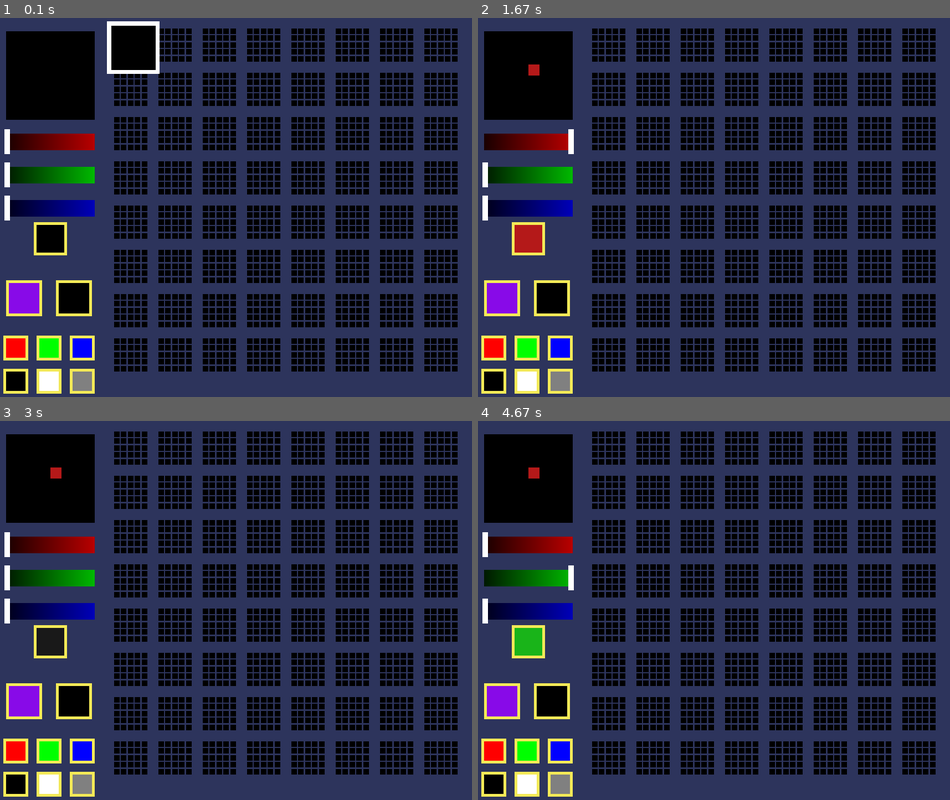
Above: before the commit, frames 1-4 (two rows, left to right).
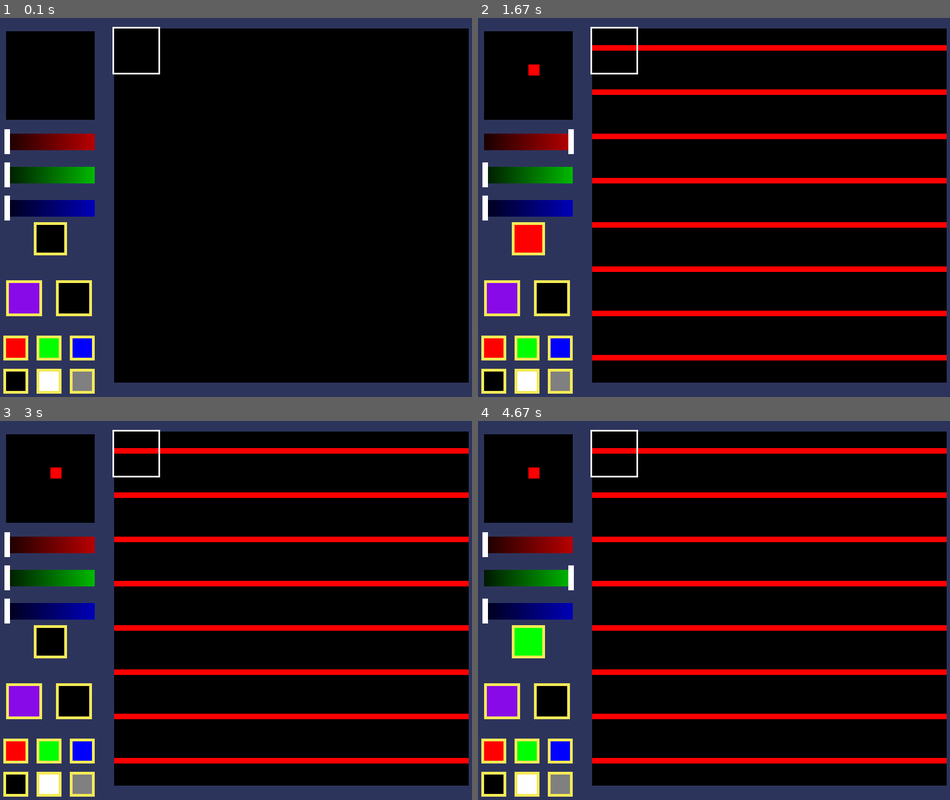
Above: after the commit, the same moments.

Repository: sharkenbear/pygame_projects
Game: pygame game, started from sprite_map_maker.py
Same seed, same stepped clock (60 frames per second), same inputs: the game is played once before the commit and once after it.
Inputs (mouse positions are in pixels of both pictures, inside the frame that each line leads up to):
- Up to frame 1 (0.1 s): no input
- Up to frame 2 (1.67 s): press the mouse at (558, 381) at 0.37 s; move the mouse to (562, 268) at 0.47 s; release the mouse at (567, 154) at 0.6 s; press the mouse at (525, 143) at 0.7 s; move the mouse to (572, 108) at 0.8 s; release the mouse at (619, 71) at 0.93 s; press the mouse at (492, 347) at 1.03 s; move the mouse to (699, 351) at 1.13 s; release the mouse at (907, 355) at 1.27 s; press the mouse at (529, 74) at 1.37 s; move the mouse to (567, 203) at 1.47 s; release the mouse at (610, 336) at 1.6 s
- Up to frame 3 (3 s): press the mouse at (80, 750) at 1.7 s; move the mouse to (94, 712) at 1.8 s; release the mouse at (103, 674) at 1.93 s; press the mouse at (80, 784) at 2.03 s; move the mouse to (231, 769) at 2.13 s; release the mouse at (377, 754) at 2.27 s; press the mouse at (14, 784) at 2.87 s; move the mouse to (108, 716) at 2.97 s
- Up to frame 4 (4.67 s): release the mouse at (676, 652) at 3.1 s; press the mouse at (558, 750) at 3.2 s; move the mouse to (657, 671) at 3.3 s; release the mouse at (756, 591) at 3.43 s; press the mouse at (525, 546) at 3.53 s; move the mouse to (572, 587) at 3.63 s; release the mouse at (614, 629) at 3.77 s; press the mouse at (525, 750) at 3.87 s; move the mouse to (633, 629) at 3.97 s; release the mouse at (747, 504) at 4.1 s; press the mouse at (492, 750) at 4.2 s; move the mouse to (515, 701) at 4.3 s; release the mouse at (539, 652) at 4.43 s; press the mouse at (525, 750) at 4.53 s; move the mouse to (544, 678) at 4.63 s

The runs differ from the first frame. In frame 1, 43% of the frame differs, in the area x 22-100%, y 0-97%; in frame 2, 48%, in the area x 7-100%, y 2-97%; in frame 3, 48%; in frame 4, 48%.

Commit message:
sprite map maker NOT FINISHED

Diff:
--- a/sprite_map_maker.py
+++ b/sprite_map_maker.py
@@ -21,40 +21,36 @@
 
 SIDE_GRID_LENGTH = 8
 
-def draw_full_grid2(screen, startposx, startposy, length, height, tile_size):
-    for row in range(0, length):
-        for column in range(0, height):
-            draw_rect(screen, startposx + (row * (tile_size * 2.5) + tile_size), startposy + (column * (tile_size*2.5) + tile_size), (0, 0, 0), tile_size * 2, tile_size * 2)
-
-def display_full_grid(grid_full, grid_length, deepness, screen, steepness):
+def draw_full_grid(screen, startposx, startposy, width, height, tile_size, full_colour_grid):
+
+    for row in range(0, height):
+        for column in range(0, width):
+            if row < 8 and column < 8:
+                draw_rect(screen, startposx + (row * (tile_size * 2) + tile_size), startposy + (column * (tile_size*2) + tile_size), full_colour_grid[0][row][column], tile_size * 2, tile_size * 2)
+
+def display_full_grid(grid_full, grid_length, deepness, screen, steepness, full_colour_grid, true_rectxy):
     defined = False
-    op = 0
+        # draw_rect(screen, true_rectxy[0]*grid_length+deepness, true_rectxy[1] * grid_length + steepness, (0, 0, 0), grid_length, grid_length)
     for row in range(0, 8):
         for col in range(0, 8):
             if grid_full[row][col] == False:
                 if not defined:
-                    true_rectxy = None
-                # (screen, x, y, colour, size_x, size_y)
-                # (screen, (0-8 * 20) + 25, 0-8 * 20 + 15, the colour black, 20, 20)
-                # draws 80 p by 80 p rects
-                draw_full_grid2(screen, row*grid_length+deepness, col * grid_length + steepness, 5, 5, 5)
-                # for row2 in range (0, 5):   (random.randint(0, 120), random.randint(0, 120), random.randint(0, 120))
-                #     for col2 in range(0, 5):
-                #         op = op + 1
-                #         print((row2*grid_length+deepness)*1.4)
-                        # draw_rect(screen, (row2*grid_length+deepness)*1.4*int(row / 8), (col2 * grid_length + steepness) * 1.4, (random.randint(0, 120), random.randint(0, 120), random.randint(0, 120)), grid_length -50, grid_length -50)
-                # draw_rect(screen, row*grid_length+deepness, col * grid_length + steepness, (0, 0, 0), grid_length, grid_length)
+                    true_rectxy = (0, 0)
 
             else:
                 # draws a box around the currently selected position
                 defined = True
                 true_rectxy = (row, col)
 
-    # print(op)
+            # (screen, x, y, colour, size_x, size_y)
+            # (screen, (0-8 * 20) + 25, 0-8 * 20 + 15, the colour black, 20, 20)
+            # draws 5 p by 5 p rects
+            draw_full_grid(screen, row*grid_length+deepness, col*grid_length+steepness, 8, 8, 5, full_colour_grid[true_rectxy[0]] [true_rectxy[1]])
 
     if true_rectxy != None:
-        draw_rect(screen, true_rectxy[0]*grid_length+deepness-7.5, true_rectxy[1] * grid_length + steepness -7.5, (255, 255, 255), grid_length + 15, grid_length + 15)
-        draw_rect(screen, true_rectxy[0]*grid_length+deepness, true_rectxy[1] * grid_length + steepness, (0, 0, 0), grid_length, grid_length)
+        draw_rect(screen, true_rectxy[0]*grid_length+deepness+2, true_rectxy[1] * grid_length + steepness +2, (255, 255, 255), grid_length + 6, grid_length + 6)
+        draw_full_grid(screen, (true_rectxy[0])*grid_length+deepness, true_rectxy[1]*grid_length+steepness, 8, 8, 5, full_colour_grid[true_rectxy[0]] [true_rectxy[1]])
+
     return true_rectxy
 
 def display_side_grid(grid, grid_length, deepness, screen, steepness):
@@ -84,7 +80,7 @@
         slider_pos_green = colour_change[1]
         slider_pos_blue = colour_change[2]
 
-        current_colour = (get_slider_colour(slider_pos_red, (0, 255, 25, 180)), get_slider_colour(slider_pos_green, (0, 255, 25, 180)), get_slider_colour(slider_pos_blue, (0, 255, 25, 180)))
+        current_colour = (slider_pos_red, slider_pos_green, slider_pos_blue)
 
         red_in = 0, 255, 25, 180
         green_in = 0, 255, 25, 180
@@ -203,8 +199,13 @@
 
         # defines the grids + rect grids
 
+        true_rectxy_tuple = (0, 0)
+
         full_grid_length = 8
         grid_full = [[False] * full_grid_length for _ in range(0, full_grid_length)]
+        sprite = [[[(0, 0, 0)] * 8] * 8]
+        # full_colour_grid = [[[[0, 0, 0]] * 8 for _ in range(0, 8)] * full_grid_length for _ in range(0, full_grid_length)]
+        full_colour_grid = [[sprite * 8] * 8]
         grid_full[0][0] = True
 
         RECT_full_grid_length = 8
@@ -254,13 +255,14 @@
                                 grid_full[row][column] = False
 
                 # changes the side grid when pressed
-                elif (mouse_pos[0] >= 25 and mouse_pos[0] <= 185) and (mouse_pos[1] >= 28 and mouse_pos[1] <= 184):
-                    for row in range(0, 8):
-                        for column in range(0, 8):
-                            collider_row = int((mouse_pos[0] - 25) / 20)
-                            collider_col = int((mouse_pos[1] - 28) / 20)
-
-                            colour_side_grid[collider_row][collider_col] = current_colour
+                elif (mouse_pos[0] >= 25 and mouse_pos[0] <= 185) and (mouse_pos[1] >= 28 and mouse_pos[1] <= 180):
+
+                    collider_row = int((mouse_pos[0] - 25) / 20)
+                    collider_col = int((mouse_pos[1] - 28) / 20)
+
+                    colour_side_grid[collider_row][collider_col] = current_colour
+                    # full_colour_grid[0][collider_row][collider_col][true_rectxy_tuple[0]][true_rectxy_tuple[1]] = current_colour
+                    full_colour_grid[0][0][0][0][collider_col] = current_colour
 
                 # changes the colour in the colour bars
                 # red
@@ -326,7 +328,7 @@
         slider_red_pos, slider_green_pos, slider_blue_pos, current_colour = draw_colour_bar(slider_red_pos, slider_green_pos, slider_blue_pos, current_colour, mouse_pos, slider_change, screen, set_colour_change)
 
         # draws the main grid
-        true_rectxy_tuple = display_full_grid(grid_full, full_grid_length * 10, 215, screen, 15)
+        true_rectxy_tuple = display_full_grid(grid_full, full_grid_length * 10, 215, screen, 15, full_colour_grid, true_rectxy_tuple)
 
         # draws the grid on the side of the screen
         display_side_grid(colour_side_grid, SIDE_GRID_LENGTH * 2.5, 25, screen, 25)
